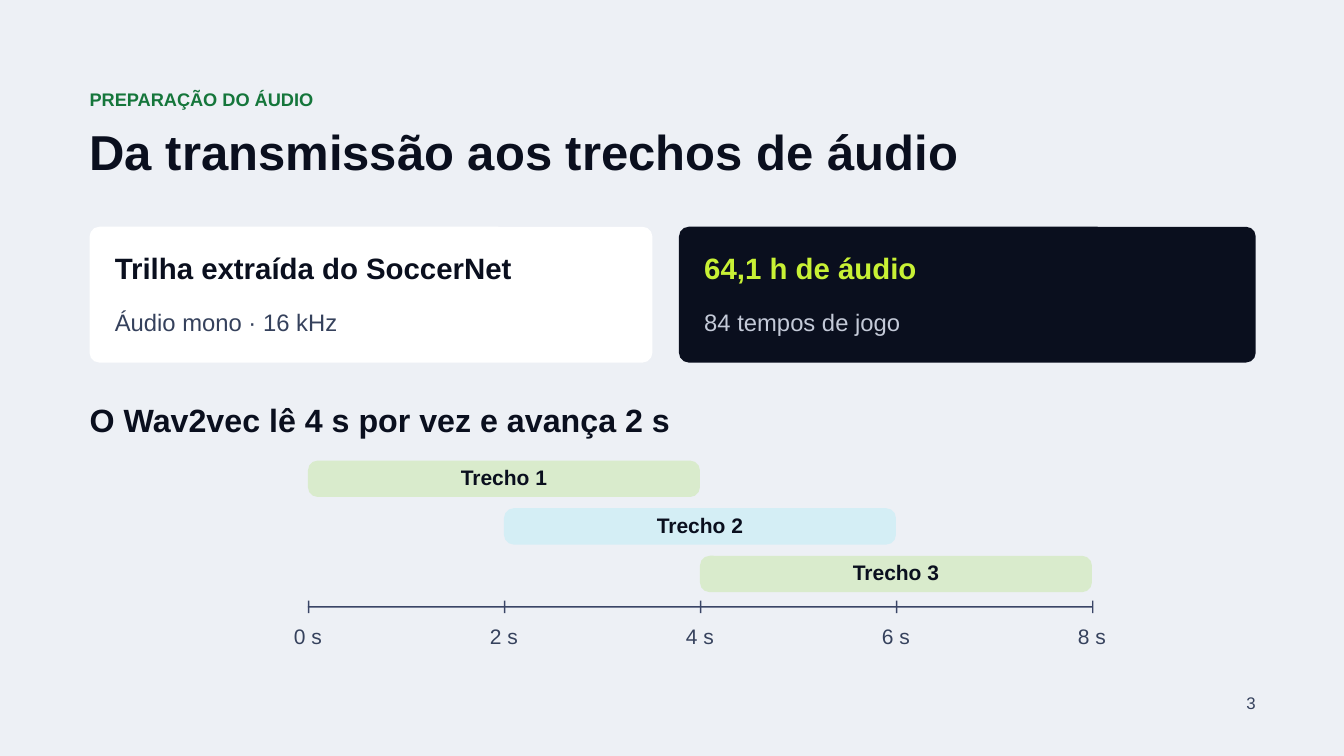
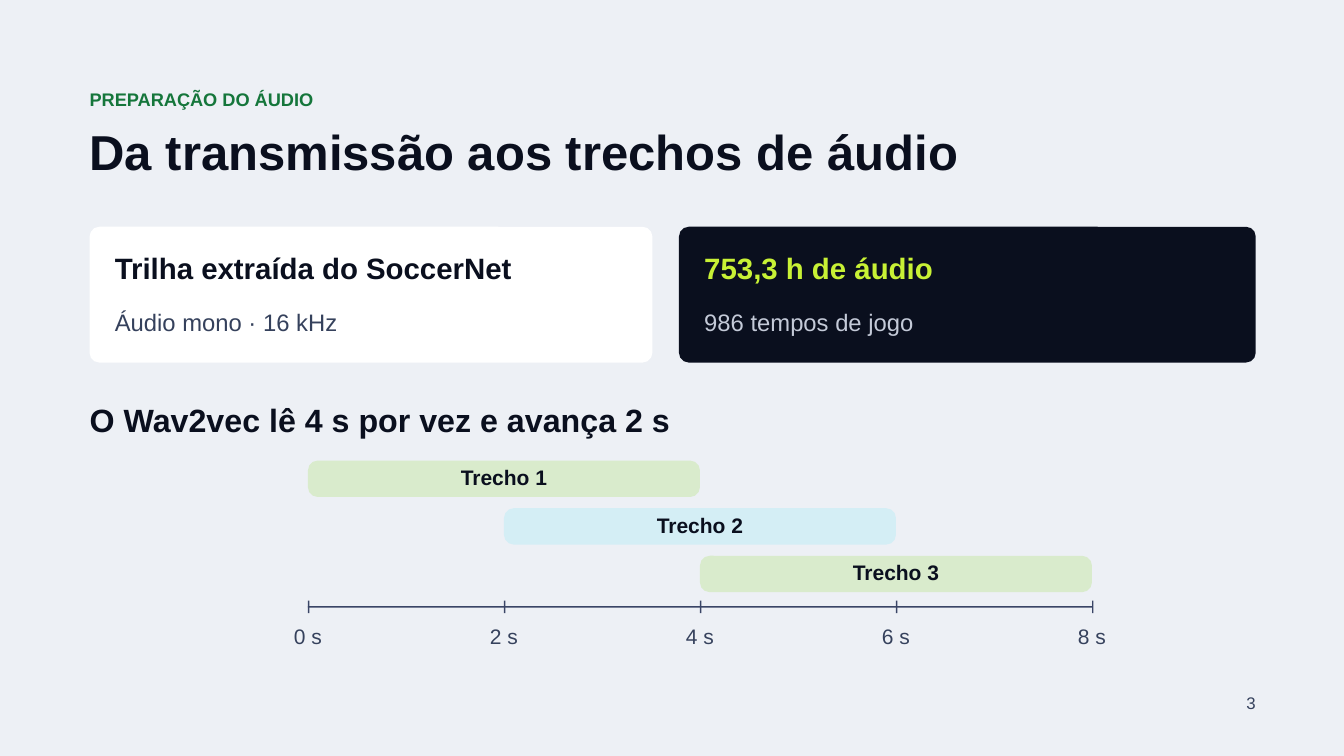
Before and after one commit to orlowf/PDSI-2026, a slide deck: slide 3 of slides/checkpoint-2/Signal-FC-Checkpoint-2.pptx. Drawn at 1344x756 pixels with LibreOffice and Linux fonts; fonts in the diff are those of the drawing. Boxes give left, top, right and bottom in pixels: in the first picture for what was removed or moved away, otherwise in the second. Text is boxed around its words. In the diff, an @@ line names an element or a change of style, - is before the commit and + after.

```diff
--- a/slides/checkpoint-2/Signal-FC-Checkpoint-2.pptx
+++ b/slides/checkpoint-2/Signal-FC-Checkpoint-2.pptx
@@ text at box(704, 257, 932, 284): text changed @@
-64,1 h de áudio
+753,3 h de áudio
@@ text at box(704, 313, 913, 336): text changed @@
-84 tempos de jogo
+986 tempos de jogo
```
Also in this commit, not shown: 2 other slides changed, 3 slides added, 3 slides removed, 17 other files.
